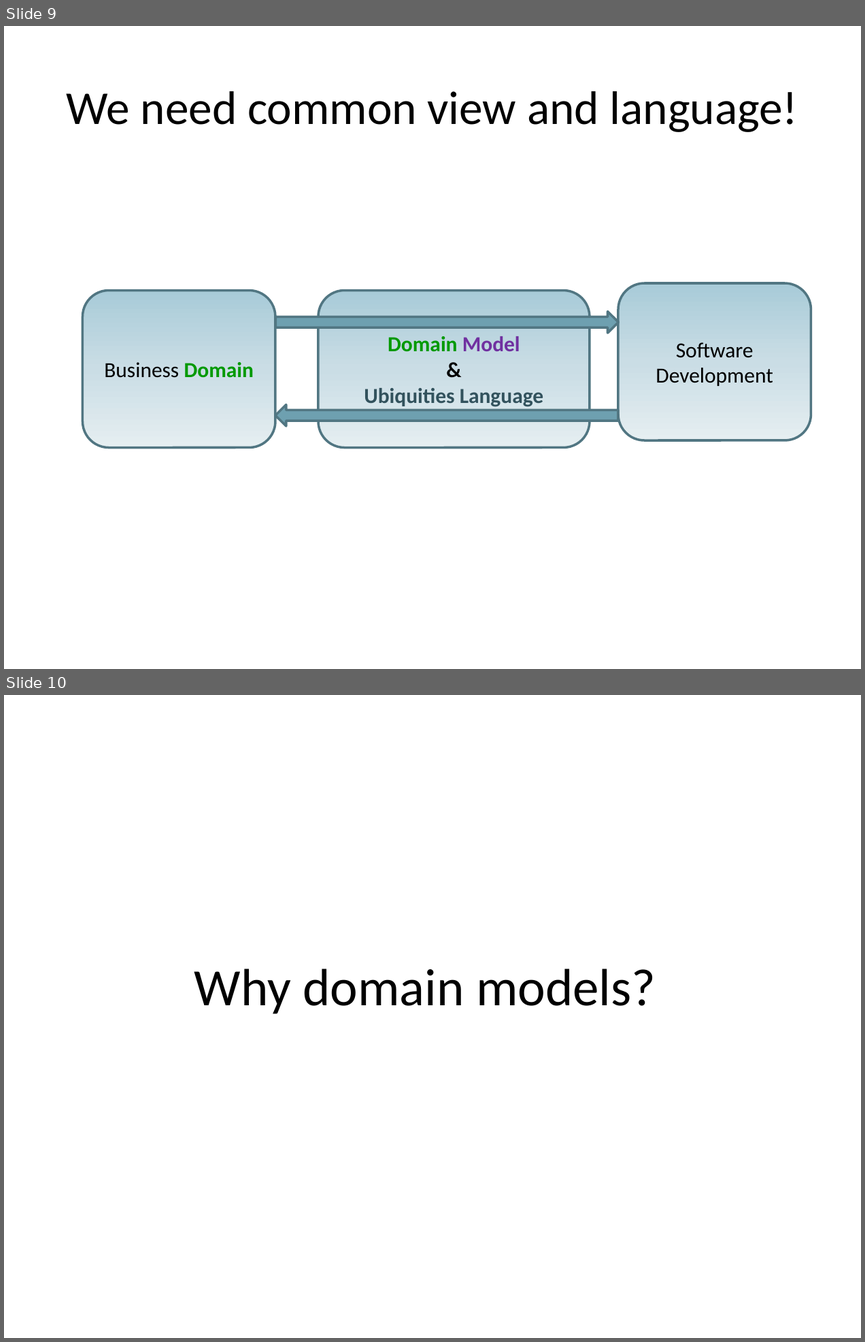
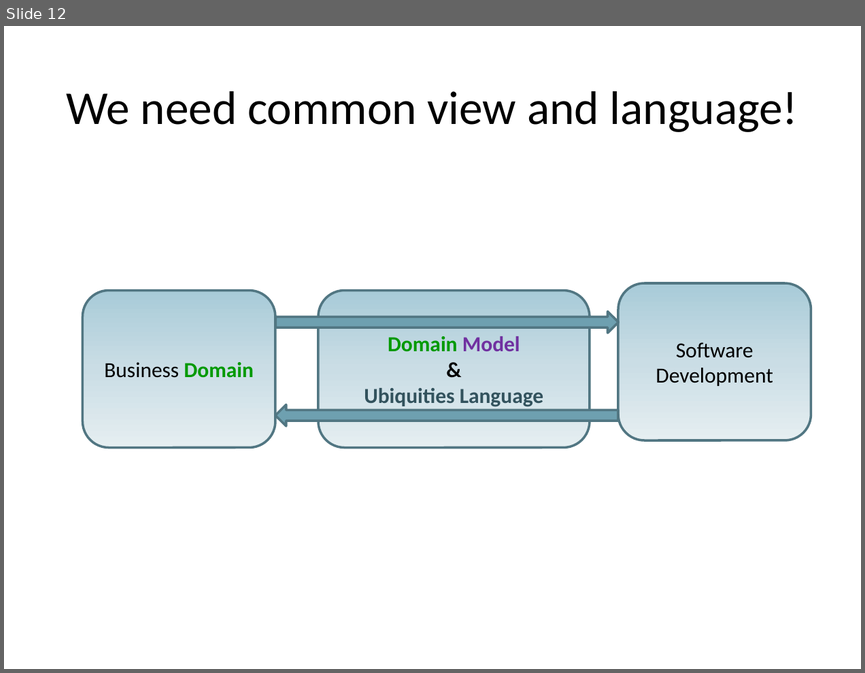
Before and after one commit to arturtv/dddpresentation, a slide deck: Domain-DrivenDesign.A.Trosin.pptx. Shown one above the other, each under a label of ours: slides 9 and 10 before the commit, slide 12 after it. The pictures are 865x1342 and 865x673 pixels, drawn with LibreOffice and Linux fonts; fonts in the diff are those of the drawing. Boxes give left, top, right and bottom in pixels: in the first picture for what was removed or moved away, otherwise in the second. Text is boxed around its words. In the diff, an @@ line names an element or a change of style, - is before the commit and + after.

```diff
--- a/Domain-DrivenDesign.A.Trosin.pptx
+++ b/Domain-DrivenDesign.A.Trosin.pptx
@@ slide 10 removed at (x1=4, y1=695, x2=861, y2=1338), background #FFFFFF @@
@@ title removed at (x1=194, y1=968, x2=655, y2=1014) @@
-Why domain models?
@@ what was slide 9 is now slide 12 @@
```
Also in this commit, not shown: 2 slides changed, 10 slides added, 3 other slides removed.
